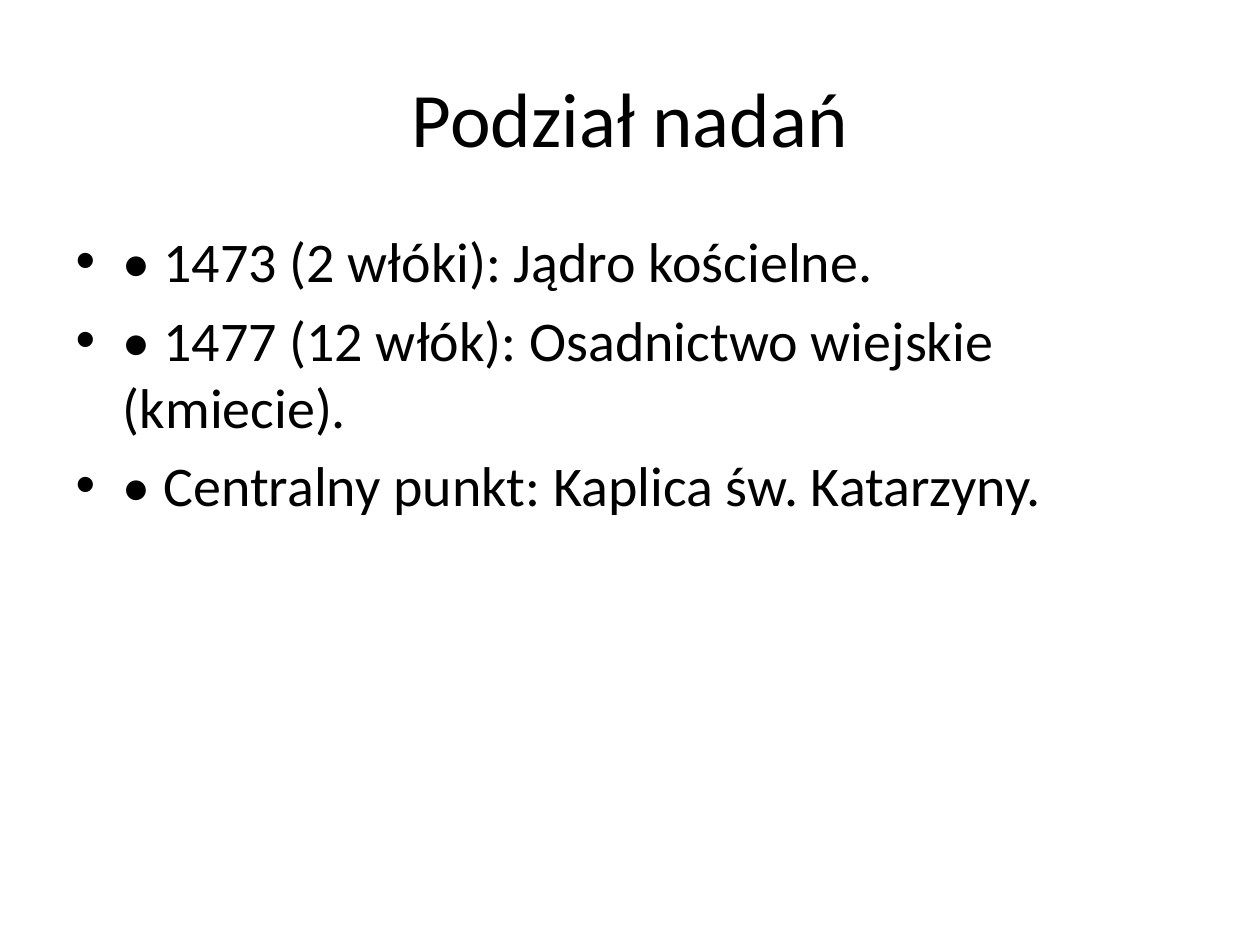
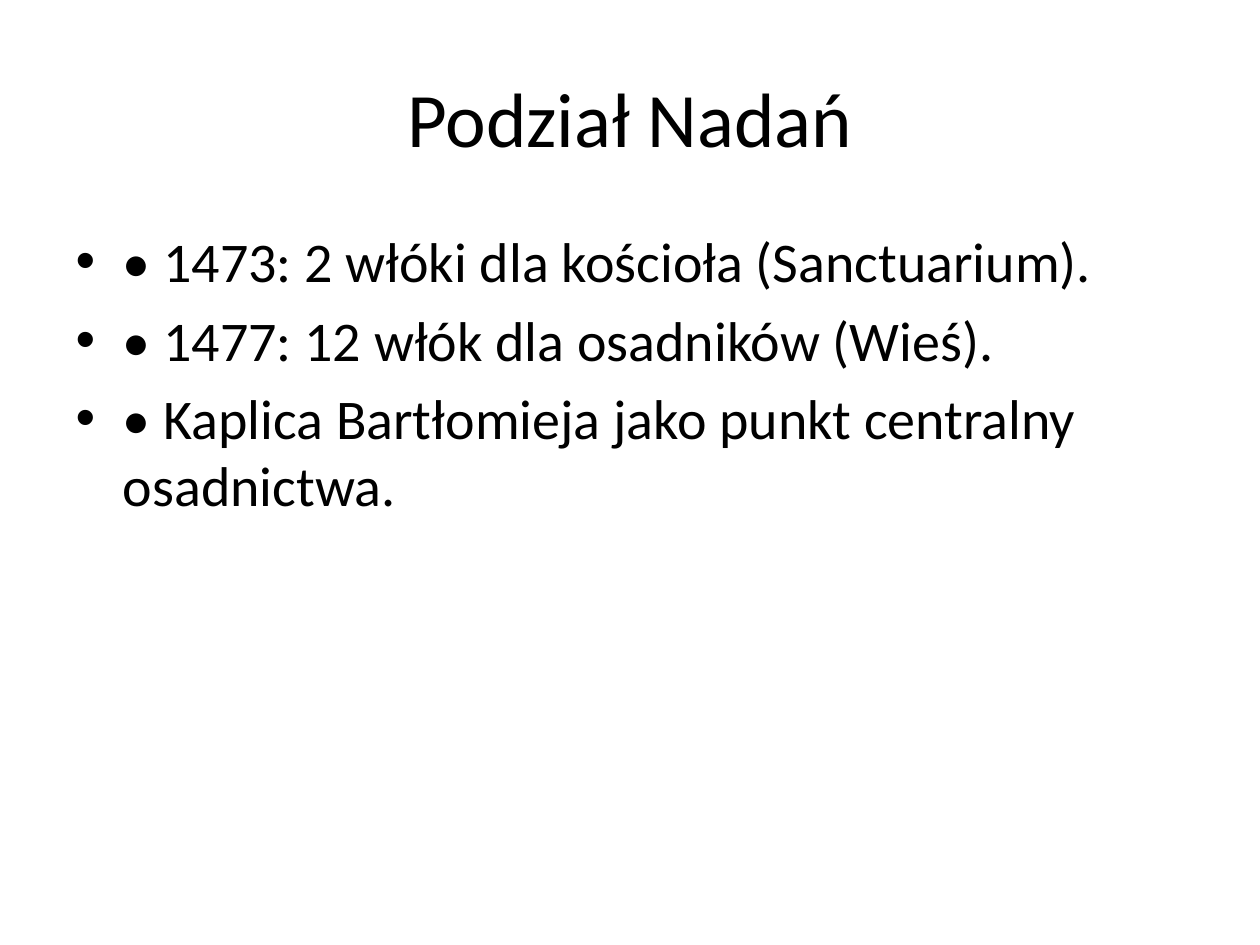
Before and after one commit to lindi2k23-eng/pustel, a slide deck: slide 6 of Analiza_Historyczno-Badawcza_Najnowszego Pustelnika170520266.pptx (slide 5 before the commit). Drawn at 1260x945 pixels with LibreOffice and Linux fonts; fonts in the diff are those of the drawing. Boxes give left, top, right and bottom in pixels: in the first picture for what was removed or moved away, otherwise in the second. Text is boxed around its words. In the diff, an @@ line names an element or a change of style, - is before the commit and + after.

```diff
--- a/Analiza_Historyczno-Badawcza_Najnowszego Pustelnika170520266.pptx
+++ b/Analiza_Historyczno-Badawcza_Najnowszego Pustelnika170520266.pptx
@@ title at (407, 93, 852, 148): text changed @@
-Podział nadań
+Podział Nadań
@@ text at (123, 241, 1091, 507): text changed @@
-• • 1473 (2 włóki): Jądro kościelne.
-• • 1477 (12 włók): Osadnictwo wiejskie (kmiecie).
-• • Centralny punkt: Kaplica św. Katarzyny.
+• • 1473: 2 włóki dla kościoła (Sanctuarium).
+• • 1477: 12 włók dla osadników (Wieś).
+• • Kaplica Bartłomieja jako punkt centralny osadnictwa.
```
Also in this commit, not shown: 2 other slides changed, 3 slides added, 3 slides removed, 2 other files.
